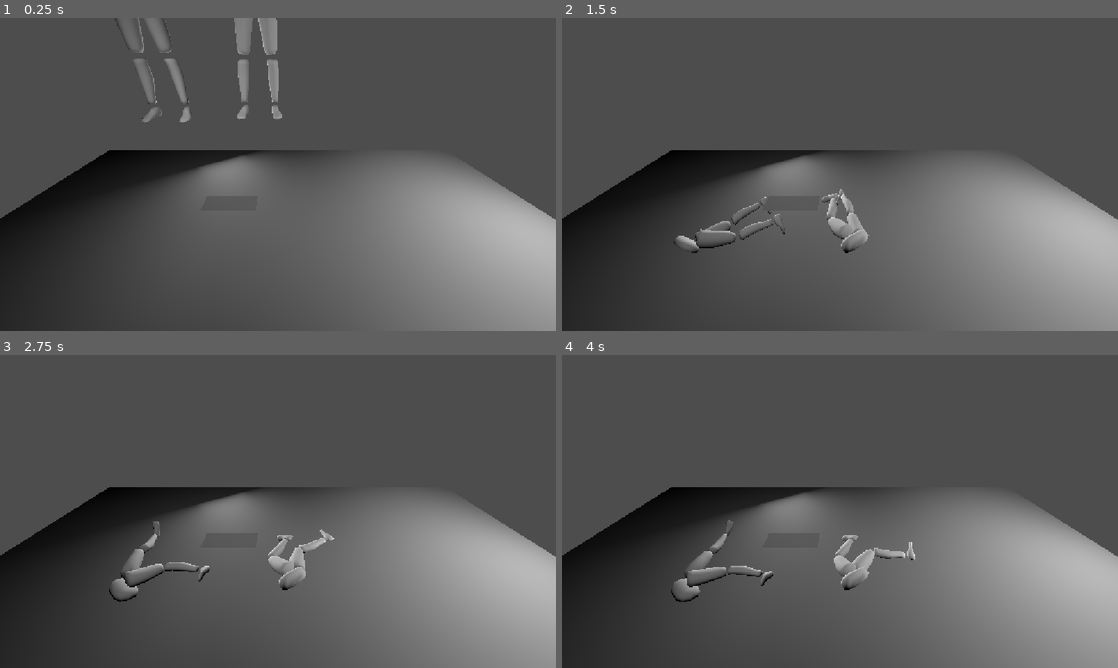
Above: before the commit, frames 1-4 (two rows, left to right).
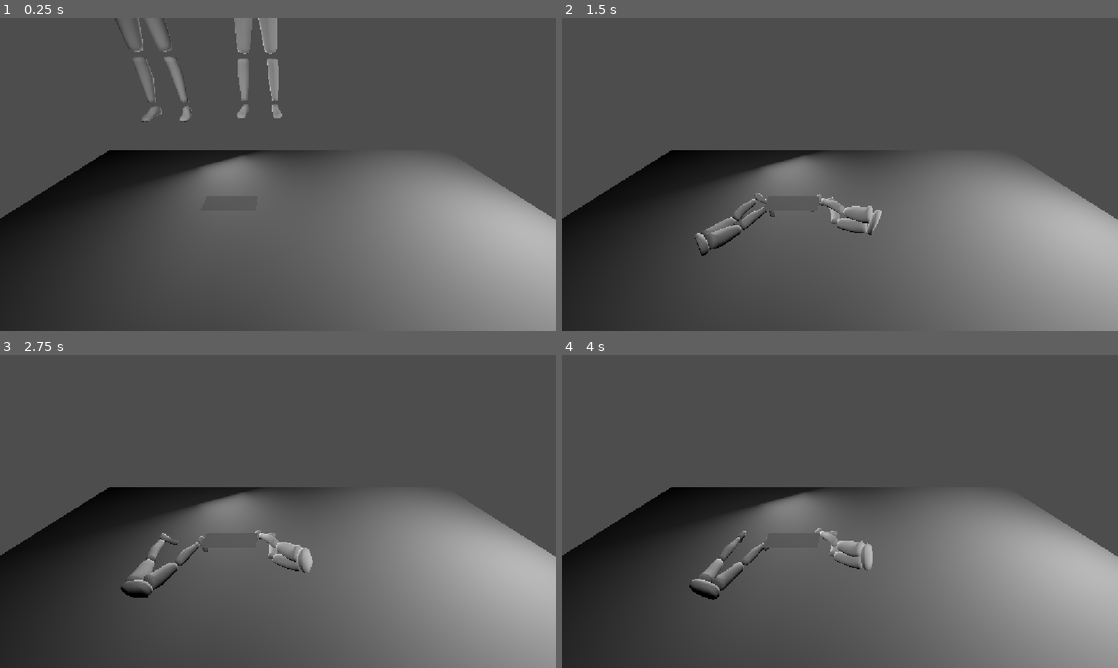
Above: after the commit, the same moments.

Repository: The-MEDINA/SNAP-back
Game: Godot game, scene res://Scenes/characterPrototype.tscn
The game is run twice, just before and just after one commit, with the same random seed, the same clock (stepped at 60 frames per second) and the same inputs.
Inputs (mouse positions are in pixels of both pictures, inside the frame that each line leads up to):
- Up to frame 1 (0.25 s): no input
- Up to frame 2 (1.5 s): move the mouse to (962, 158) at 0.52 s; press the mouse at (962, 158) at 0.53 s; hold D (LeftThumbstickRight) 0.53-1.28 s; move the mouse to (728, 190) at 1.27 s; release the mouse at (728, 190) at 1.28 s; hold S (LeftThumbstickDown) from 1.28 s (still down); right-click (728, 190) at 1.35 s
- Up to frame 3 (2.75 s): move the mouse to (333, 442) at 2.02 s; release S (LeftThumbstickDown) at 2.03 s; press the mouse at (333, 442) at 2.03 s; hold D (LeftThumbstickRight) from 2.03 s (still down)
- Up to frame 4 (4 s): move the mouse to (812, 574) at 2.77 s; release D (LeftThumbstickRight) at 2.78 s; release the mouse at (812, 574) at 2.78 s; hold W (LeftThumbstickUp) 2.78-3.53 s; right-click (812, 574) at 2.85 s; move the mouse to (1006, 558) at 3.52 s; press the mouse at (1006, 558) at 3.53 s; hold S (LeftThumbstickDown) from 3.53 s (still down)

The runs differ from the first frame. In frame 1, 0.2% of the frame differs, in the area x 21-51%, y 0-34%; in frame 2, 1.5%; in frame 3, 2.0%, in the area x 19-61%, y 53-79%; in frame 4, 2.0%.

Commit message:
okay I think this is the best I can make it right now

Diff:
--- a/snap-back/Character/bottom_1.tscn
+++ b/snap-back/Character/bottom_1.tscn
@@ -33,12 +33,13 @@
 [node name="Bottom1" unique_id=623702786 instance=ExtResource("1_3jd42")]
 script = ExtResource("2_bcssu")
 
-[node name="PhysicalBoneSimulator3D" type="PhysicalBoneSimulator3D" parent="ArmatureBottom/Skeleton3D" parent_id_path=PackedInt32Array(2023469041) index="1" unique_id=811698593]
+[node name="PhysicalBoneSimulator3D" type="PhysicalBoneSimulator3D" parent="ArmatureBottom/Skeleton3D" parent_id_path=PackedInt32Array(908010055) index="1" unique_id=811698593]
 
 [node name="Physical Bone RootHip" type="PhysicalBone3D" parent="ArmatureBottom/Skeleton3D/PhysicalBoneSimulator3D" index="0" unique_id=689068339]
-transform = Transform3D(0.08975667, -0.99596375, -3.1252455e-07, -1.4217278e-05, -1.5950582e-06, 1, -0.99596375, -0.08975667, -1.430306e-05, 1.0742895e-08, -0.055213884, 0.02947798)
-joint_offset = Transform3D(1, 0, 0, 0, 1, 0, 0, 0, 1, 3.0329044e-09, 6.7055863e-09, 0.013876021)
-body_offset = Transform3D(1, -5.9604645e-08, -2.1857159e-07, -2.1857159e-07, 3.3523975e-09, -1, 0, 1, 3.3512606e-09, 0, 0.013876021, -6.7520887e-09)
+transform = Transform3D(0.08975667, -0.99596375, -3.2247107e-07, -1.4106462e-05, -1.5950582e-06, 1, -0.99596375, -0.08975667, -1.4192691e-05, 1.0742895e-08, -0.055213884, 0.02947798)
+visible = false
+joint_offset = Transform3D(1, 0, 0, 0, 1, 0, 0, 0, 1, 4.5705835e-09, 6.7055863e-09, 0.013876021)
+body_offset = Transform3D(1, -5.9604645e-08, -3.2938715e-07, -3.2938715e-07, 3.3523975e-09, -1, 0, 1, 3.3512606e-09, 0, 0.013876021, -6.7520887e-09)
 mass = 0.5
 bone_name = "RootHip"
 
@@ -47,15 +48,17 @@
 shape = SubResource("BoxShape3D_wfeev")
 
 [node name="Physical Bone HipL" type="PhysicalBone3D" parent="ArmatureBottom/Skeleton3D/PhysicalBoneSimulator3D" index="1" unique_id=145298632]
-transform = Transform3D(-4.598264e-08, -1.6851459e-07, -1, 0.99596256, 0.08977063, -6.092464e-08, 0.08977063, -0.99596256, 1.637063e-07, 0.045594558, -0.069089904, 0.02947818)
-joint_type = 1
-joint_offset = Transform3D(1, 0, 0, 0, 1, 0, 0, 0, 1, 4.1437437e-10, 7.819561e-09, 0.04559455)
-body_offset = Transform3D(1, -4.5448542e-07, -9.088166e-09, 1.3622108e-08, 3.265106e-08, -1.0000001, 5.066395e-07, 1, -8.092641e-09, 0, 0.045594554, -7.450581e-09)
-mass = 0.5
+transform = Transform3D(-4.598264e-08, -1.6505436e-07, -1, 0.99596256, 0.08977063, -6.061401e-08, 0.08977063, -0.99596256, 1.6026003e-07, 0.045594558, -0.069089904, 0.02947818)
+joint_type = 3
+joint_offset = Transform3D(1, 0, 0, 0, 1, 0, 0, 0, 1, 4.1437392e-10, 7.661793e-09, 0.04559455)
+body_offset = Transform3D(1, -4.5448542e-07, -9.088158e-09, 1.3622108e-08, 3.6111288e-08, -1.0000001, 5.066395e-07, 1, -4.632412e-09, 0, 0.045594554, -7.450581e-09)
 bone_name = "HipL"
-joint_constraints/bias = 0.3
-joint_constraints/damping = 1.0
-joint_constraints/impulse_clamp = 0.0
+joint_constraints/angular_limit_enabled = true
+joint_constraints/angular_limit_upper = 90.0
+joint_constraints/angular_limit_lower = -90.0
+joint_constraints/angular_limit_bias = 0.3
+joint_constraints/angular_limit_softness = 0.9
+joint_constraints/angular_limit_relaxation = 1.0
 
 [node name="CollisionShape3D" type="CollisionShape3D" parent="ArmatureBottom/Skeleton3D/PhysicalBoneSimulator3D/Physical Bone HipL" index="0" unique_id=2140288217]
 transform = Transform3D(1.0000074, 9.947598e-14, -9.3877316e-07, 9.3877316e-07, 1.4210855e-14, 1.0000074, -6.057377e-13, -1, -2.4016344e-12, 0, 0, 0)
@@ -63,11 +66,11 @@
 disabled = true
 
 [node name="Physical Bone ThighL" type="PhysicalBone3D" parent="ArmatureBottom/Skeleton3D/PhysicalBoneSimulator3D" index="2" unique_id=138587844]
-transform = Transform3D(0.100157194, -0.9901095, -0.098242946, 0.1197091, -0.08603075, 0.9890745, -0.9877441, -0.11082349, 0.109908506, 0.11058243, -0.2643342, 0.0077820458)
+transform = Transform3D(0.100157194, -0.9901095, -0.098242946, 0.1197091, -0.08603075, 0.9890745, -0.9877441, -0.11082349, 0.1099085, 0.11058243, -0.2643342, 0.0077820458)
+visible = false
 joint_type = 2
-joint_offset = Transform3D(1, 0, 0, 0, 1, 0, 0, 0, 1, -8.089135e-08, 6.2419915e-08, 0.19740099)
-body_offset = Transform3D(1.0000001, -3.7252903e-08, 4.0978193e-07, 3.427267e-07, -2.8871e-07, -1, 0, 1.0000002, -2.7846545e-07, 0, 0.19740099, -7.450581e-09)
-mass = 0.5
+joint_offset = Transform3D(1, 0, 0, 0, 1, 0, 0, 0, 1, -7.9420595e-08, 6.260376e-08, 0.19740099)
+body_offset = Transform3D(1.0000001, -3.7252903e-08, 4.0233135e-07, 3.427267e-07, -2.8871e-07, -1, 0, 1.0000002, -2.7939677e-07, 0, 0.19740099, -7.450581e-09)
 bone_name = "ThighL"
 joint_constraints/swing_span = 45.0
 joint_constraints/twist_span = 90.0
@@ -80,17 +83,18 @@
 shape = SubResource("CapsuleShape3D_wfeev")
 
 [node name="Physical Bone CalfL" type="PhysicalBone3D" parent="ArmatureBottom/Skeleton3D/PhysicalBoneSimulator3D" index="3" unique_id=1793242508]
-transform = Transform3D(-0.13596484, 0.096462466, -0.9860064, 0.0902502, -0.98990446, -0.10928883, -0.98659444, -0.10384671, 0.12588644, 0.14212614, -0.6643913, -0.03994967)
+transform = Transform3D(0.04556067, 0.010271612, -0.99890876, 0.11168428, -0.99373055, -0.0051243957, -0.9926988, -0.11132894, -0.046422206, 0.14212614, -0.6643913, -0.03994967)
+visible = false
 joint_type = 3
-joint_offset = Transform3D(1, 7.450581e-09, 7.450581e-09, 0, 1, -9.313226e-10, 7.450581e-09, -3.7252903e-09, 1, -0.005550153, -0.20662086, -0.0071258633)
+joint_offset = Transform3D(0.99999106, 2.7755356e-17, -7.450558e-09, 0, 0.9999921, 3.725279e-09, 7.450514e-09, -3.7252608e-09, 0.99999696, -0.0035247114, -0.20655201, 0.009878954)
 joint_rotation = Vector3(-3.7252903e-09, -7.450581e-09, 0)
-body_offset = Transform3D(0.9720075, -0.01803033, -0.23425722, 0.026836038, 0.9990456, 0.034456845, 0.23341244, -0.039778847, 0.971564, 6.3329935e-08, 0.20681813, -4.3213367e-07)
-mass = 0.1
+body_offset = Transform3D(0.9984643, -0.019517764, -0.05184739, 0.017042324, 0.99871314, -0.04776425, 0.05271291, 0.04680733, 0.9975123, 6.3329935e-08, 0.20681813, -4.3213367e-07)
 friction = 0.1
+bounce = 0.1
 bone_name = "CalfL"
 joint_constraints/angular_limit_enabled = true
-joint_constraints/angular_limit_upper = 0.0
-joint_constraints/angular_limit_lower = 180.0
+joint_constraints/angular_limit_upper = 90.0
+joint_constraints/angular_limit_lower = 0.0
 joint_constraints/angular_limit_bias = 0.3
 joint_constraints/angular_limit_softness = 0.9
 joint_constraints/angular_limit_relaxation = 1.0
@@ -100,15 +104,17 @@
 shape = SubResource("CapsuleShape3D_r8iig")
 
 [node name="Physical Bone HipR" type="PhysicalBone3D" parent="ArmatureBottom/Skeleton3D/PhysicalBoneSimulator3D" index="4" unique_id=121936568]
-transform = Transform3D(-9.291803e-08, -6.5438286e-08, 1, -0.089771144, 0.9959625, 5.683271e-08, -0.99596244, -0.08977115, -9.841733e-08, -0.045594547, -0.06909003, 0.029478291)
-joint_type = 1
-joint_offset = Transform3D(1, 0, 0, 0, 1, 0, 0, 0, 1, 9.562762e-08, 1.3357146e-07, 0.045594554)
-body_offset = Transform3D(1, -7.450581e-09, 6.7827685e-08, -3.939519e-09, -6.2735586e-09, -1, 0, 1.0000001, 1.1820914e-08, -9.872019e-08, 0.045594554, -1.3411045e-07)
-mass = 0.5
+transform = Transform3D(-9.3783775e-08, -6.457254e-08, 1, -0.089771144, 0.9959625, 5.5892745e-08, -0.99596244, -0.08977115, -9.920186e-08, -0.045594547, -0.06909003, 0.029478291)
+joint_type = 3
+joint_offset = Transform3D(1, 0, 0, 0, 1, 0, 0, 0, 1, 9.558815e-08, 1.3361094e-07, 0.045594554)
+body_offset = Transform3D(1, -7.450581e-09, 6.8693424e-08, -3.0737723e-09, -7.139305e-09, -1, 0, 1.0000001, 1.09551666e-08, -9.872019e-08, 0.045594554, -1.3411045e-07)
 bone_name = "HipR"
-joint_constraints/bias = 0.3
-joint_constraints/damping = 1.0
-joint_constraints/impulse_clamp = 0.0
+joint_constraints/angular_limit_enabled = true
+joint_constraints/angular_limit_upper = 90.0
+joint_constraints/angular_limit_lower = -90.0
+joint_constraints/angular_limit_bias = 0.3
+joint_constraints/angular_limit_softness = 0.9
+joint_constraints/angular_limit_relaxation = 1.0
 
 [node name="CollisionShape3D" type="CollisionShape3D" parent="ArmatureBottom/Skeleton3D/PhysicalBoneSimulator3D/Physical Bone HipR" index="0" unique_id=909466171]
 transform = Transform3D(1, 0, 0, 0, 0, 1, 0, -1, 0, 0, 0, 0)
@@ -117,10 +123,10 @@
 
 [node name="Physical Bone ThighR" type="PhysicalBone3D" parent="ArmatureBottom/Skeleton3D/PhysicalBoneSimulator3D" index="5" unique_id=307666538]
 transform = Transform3D(0.10015718, -0.9901095, 0.098243184, 0.10005388, 0.10826171, 0.98907465, -0.98992825, -0.0892333, 0.10990747, -0.11058232, -0.26433378, 0.007782083)
+visible = false
 joint_type = 2
 joint_offset = Transform3D(1, 0, 0, 0, 1, 0, 0, 0, 1, -3.0355523e-07, 1.178563e-08, 0.19740056)
 body_offset = Transform3D(1.0000001, -1.4901161e-08, 1.3113022e-06, 1.2740493e-06, 8.4750354e-08, -1.0000002, -6.7055225e-08, 1, 9.126961e-08, 4.4703484e-08, 0.1974006, -2.9802322e-08)
-mass = 0.5
 bone_name = "ThighR"
 joint_constraints/swing_span = 45.0
 joint_constraints/twist_span = 90.0
@@ -133,16 +139,17 @@
 shape = SubResource("CapsuleShape3D_1ad0b")
 
 [node name="Physical Bone CalfR" type="PhysicalBone3D" parent="ArmatureBottom/Skeleton3D/PhysicalBoneSimulator3D" index="6" unique_id=405214748]
-transform = Transform3D(0.12131992, 0.054954875, 0.9910911, -0.09522365, 0.9945055, -0.04348784, -0.9880354, -0.08909936, 0.12588634, -0.14212546, -0.6643893, -0.039949592)
+transform = Transform3D(-0.11081899, -0.054005, -0.9923722, -0.25289753, 0.96718556, -0.024393074, 0.96112543, 0.24826525, -0.120840244, -0.14212546, -0.6643893, -0.039949592)
+visible = false
 joint_type = 3
-joint_offset = Transform3D(1, 0, 0, 0, 1, 0, 0, 0, 1, -0.0437529, 0.20203355, 0.0064122784)
-body_offset = Transform3D(0.97658026, 0.2125487, -0.033374898, 0.21155319, -0.9768747, -0.031004563, -0.039193146, 0.023217848, -0.9989617, 2.6077032e-07, 0.20681632, 2.2351742e-08)
-mass = 0.01
+joint_offset = Transform3D(1, 0, 0, 0, 1, 0, 0, 0, 1, -0.028119143, 0.20389771, -0.020199217)
+body_offset = Transform3D(-0.9906912, -0.13463141, 0.020130046, 0.13596326, -0.9858881, 0.09766732, 0.0066969693, 0.09949508, 0.9950153, 2.6077032e-07, 0.20681632, 2.2351742e-08)
 friction = 0.1
+bounce = 0.1
 bone_name = "CalfR"
 joint_constraints/angular_limit_enabled = true
-joint_constraints/angular_limit_upper = 0.0
-joint_constraints/angular_limit_lower = 180.0
+joint_constraints/angular_limit_upper = 90.0
+joint_constraints/angular_limit_lower = 0.0
 joint_constraints/angular_limit_bias = 0.3
 joint_constraints/angular_limit_softness = 0.9
 joint_constraints/angular_limit_relaxation = 1.0
--- a/snap-back/project.godot
+++ b/snap-back/project.godot
@@ -85,6 +85,7 @@
 
 [physics]
 
+common/physics_ticks_per_second=120
 3d/physics_engine="Jolt Physics"
 
 [rendering]
